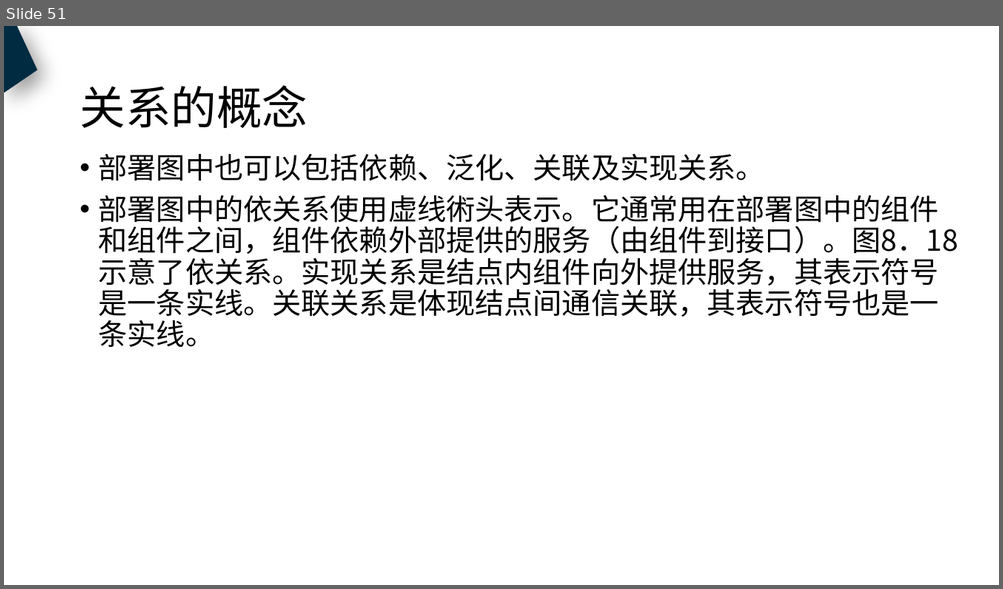
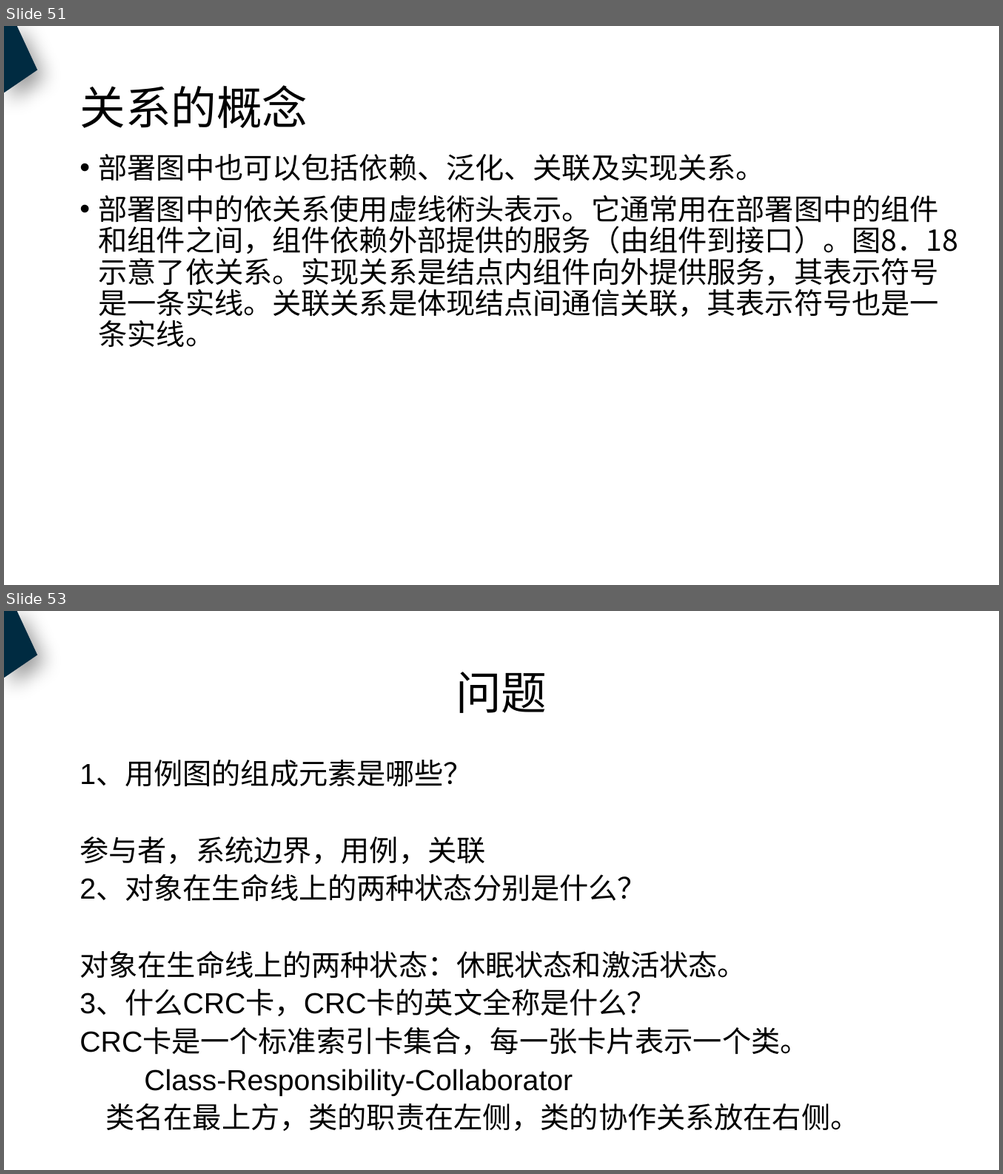
Before and after one commit to PRD2018-G18/PRD2018, a slide deck: 非受控文档/过程文档/图/UML基础1.pptx. Shown one above the other, each under a label of ours: slide 51 before the commit, slides 51 and 53 after it; the slides between them are not shown. The pictures are 1003x589 and 1003x1174 pixels, drawn with LibreOffice and Linux fonts; fonts in the diff are those of the drawing. Boxes give left, top, right and bottom in pixels: in the first picture for what was removed or moved away, otherwise in the second. Text is boxed around its words. In the diff, an @@ line names an element or a change of style, - is before the commit and + after.

```diff
--- a/非受控文档/过程文档/图/UML基础1.pptx
+++ b/非受控文档/过程文档/图/UML基础1.pptx
@@ slide 53 added at <box>4,611,999,1170</box>, background #FFFFFF @@
@@ freeform shape added at <box>4,611,37,678</box>, fill #002B41 @@
@@ title added at <box>455,672,546,713</box>, 44 pt, text #000000 @@
+问题
@@ text added at <box>79,761,859,1131</box>, 28 pt, text #000000 @@
+1、用例图的组成元素是哪些？
+参与者，系统边界，用例，关联
+2、对象在生命线上的两种状态分别是什么？
+对象在生命线上的两种状态：休眠状态和激活状态。
+3、什么CRC卡，CRC卡的英文全称是什么？
+CRC卡是一个标准索引卡集合，每一张卡片表示一个类。
+Class-Responsibility-Collaborator
+类名在最上方，类的职责在左侧，类的协作关系放在右侧。
```
Also in this commit, not shown: 5 slides changed, 4 other slides added, 2 other files.
